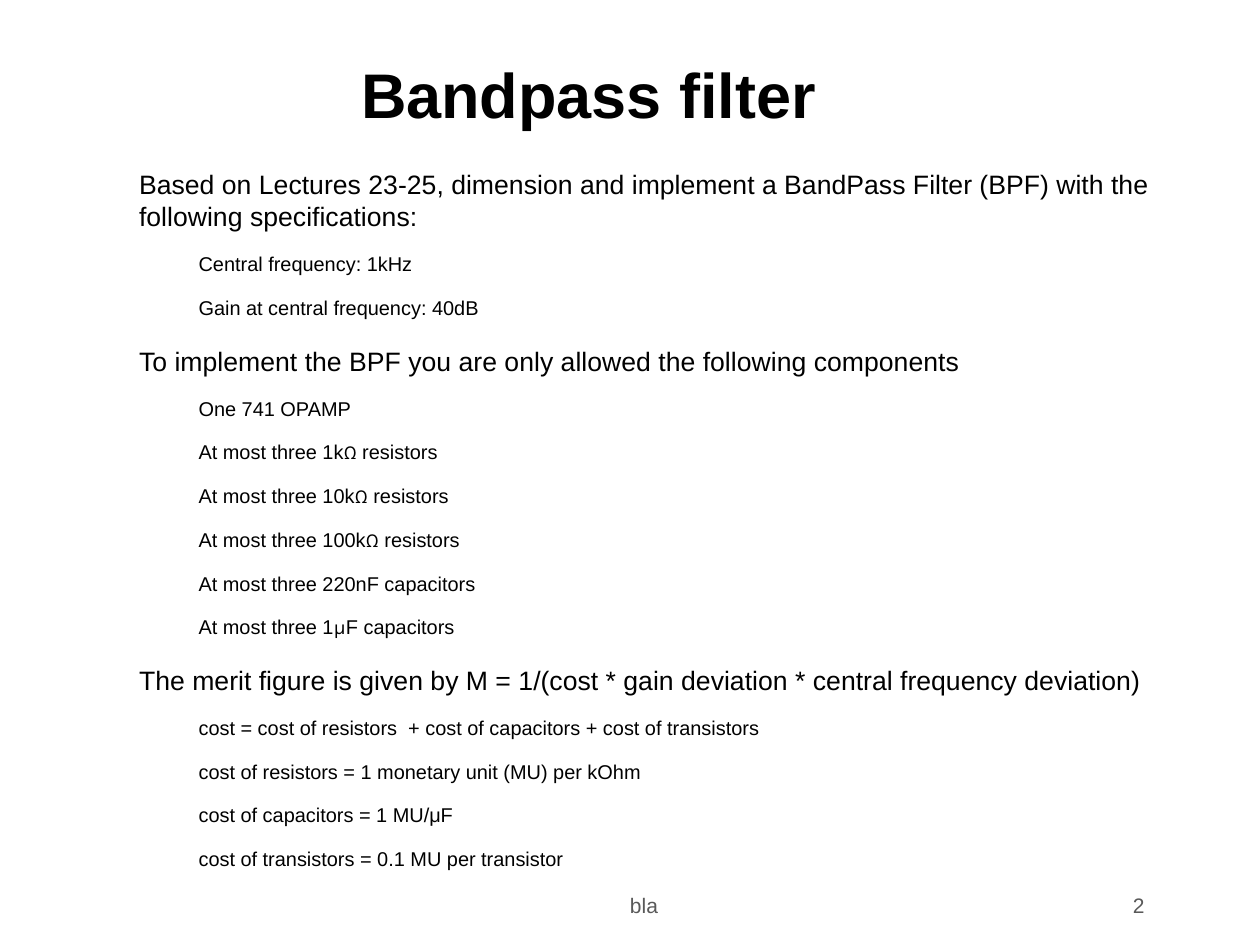
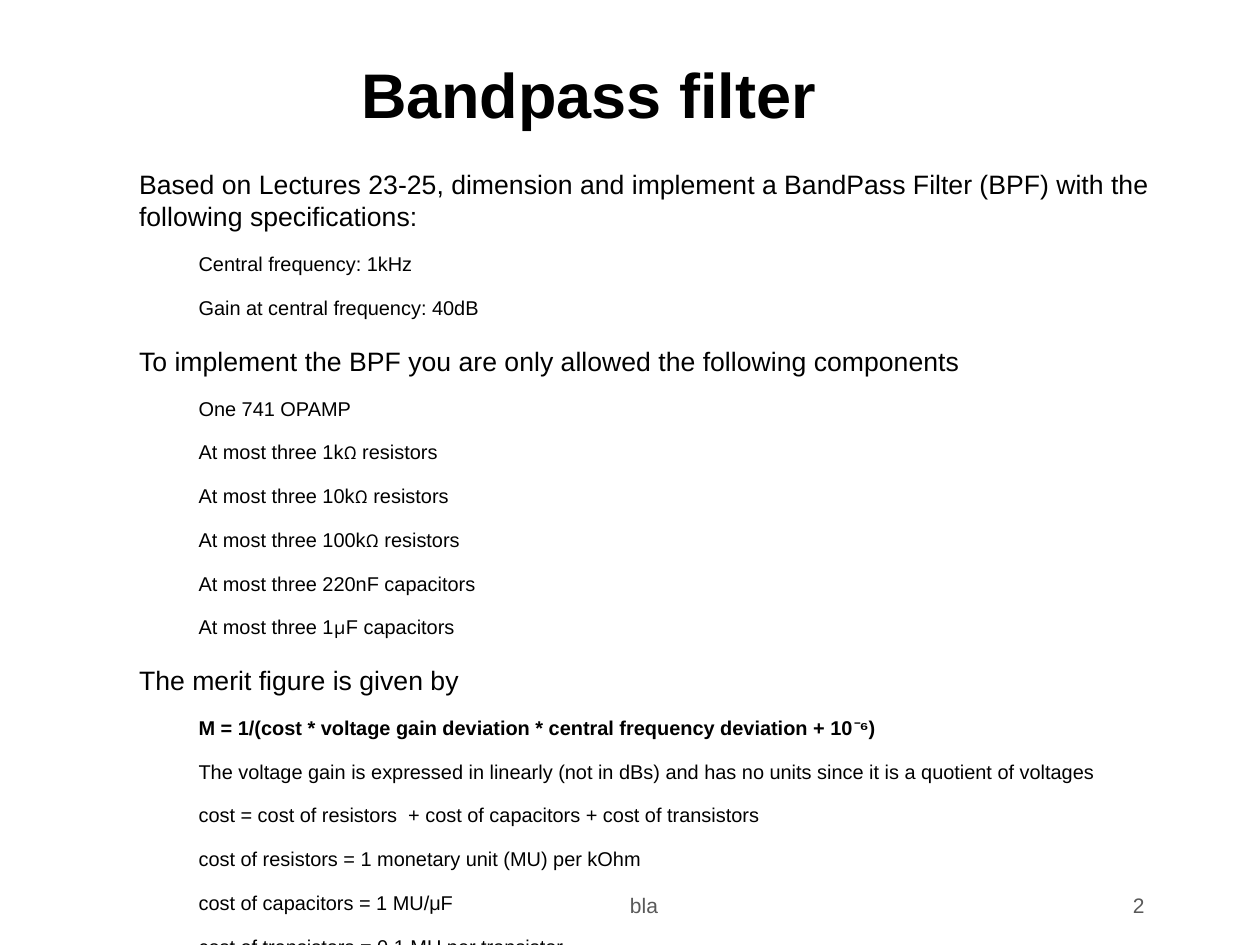
Before and after one commit to Jose-Goulao/ist-tcfe, a slide deck: slide 2 of t5/DADOS/t5.odp. Drawn at 1260x945 pixels with LibreOffice and Linux fonts; fonts in the diff are those of the drawing; background and template pictures are left out. Boxes give left, top, right and bottom in pixels: in the first picture for what was removed or moved away, otherwise in the second. Text is boxed around its words. In the diff, an @@ line names an element or a change of style, - is before the commit and + after.

```diff
--- a/t5/DADOS/t5.odp
+++ b/t5/DADOS/t5.odp
@@ text at bbox=[139, 670, 1094, 783]: text changed; size 15.2 to 11.4 pt @@
-● The merit figure is given by M = 1/(cost * gain deviation * central frequency deviation)
+● The merit figure is given by
+  M = 1/(cost * voltage gain deviation * central frequency deviation + 10⁻⁶)
+  − The voltage gain is expressed in linearly (not in dBs) and has no units since it is a quotient of voltages
```
Also in this commit, not shown: 9 other files.
